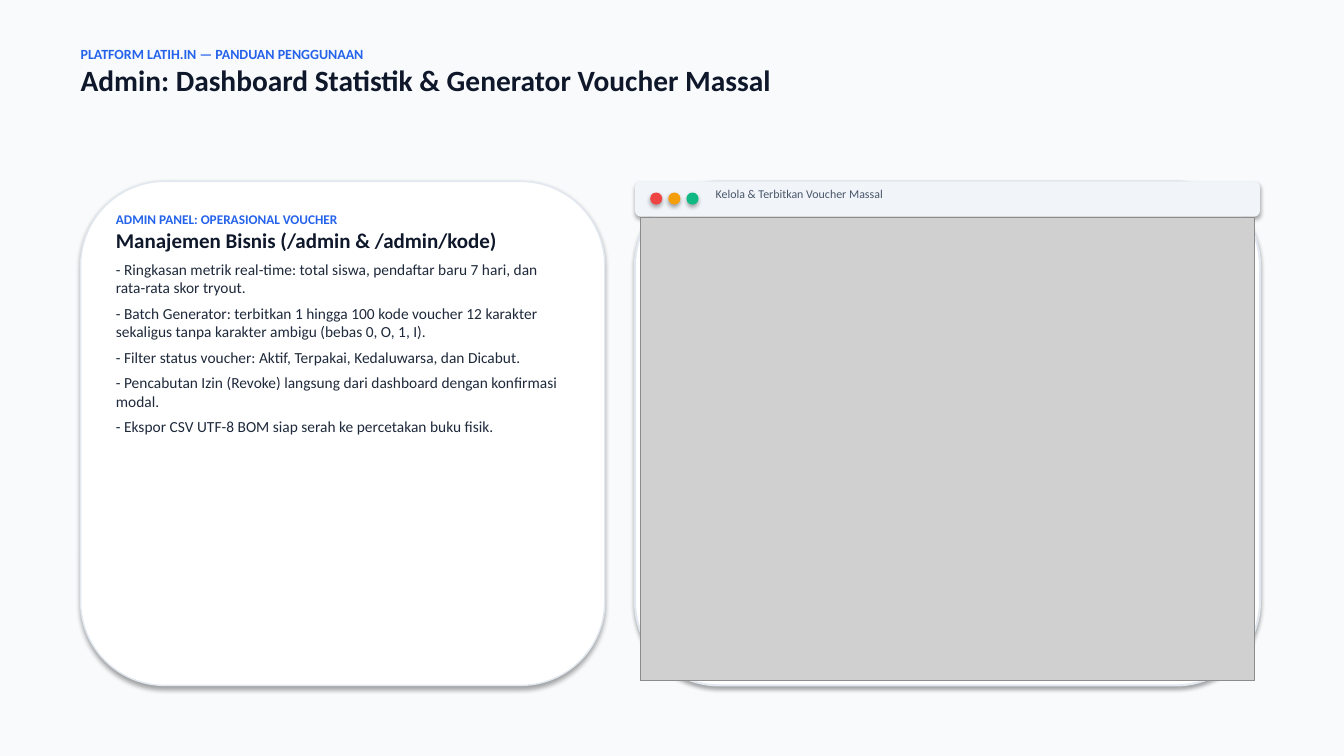
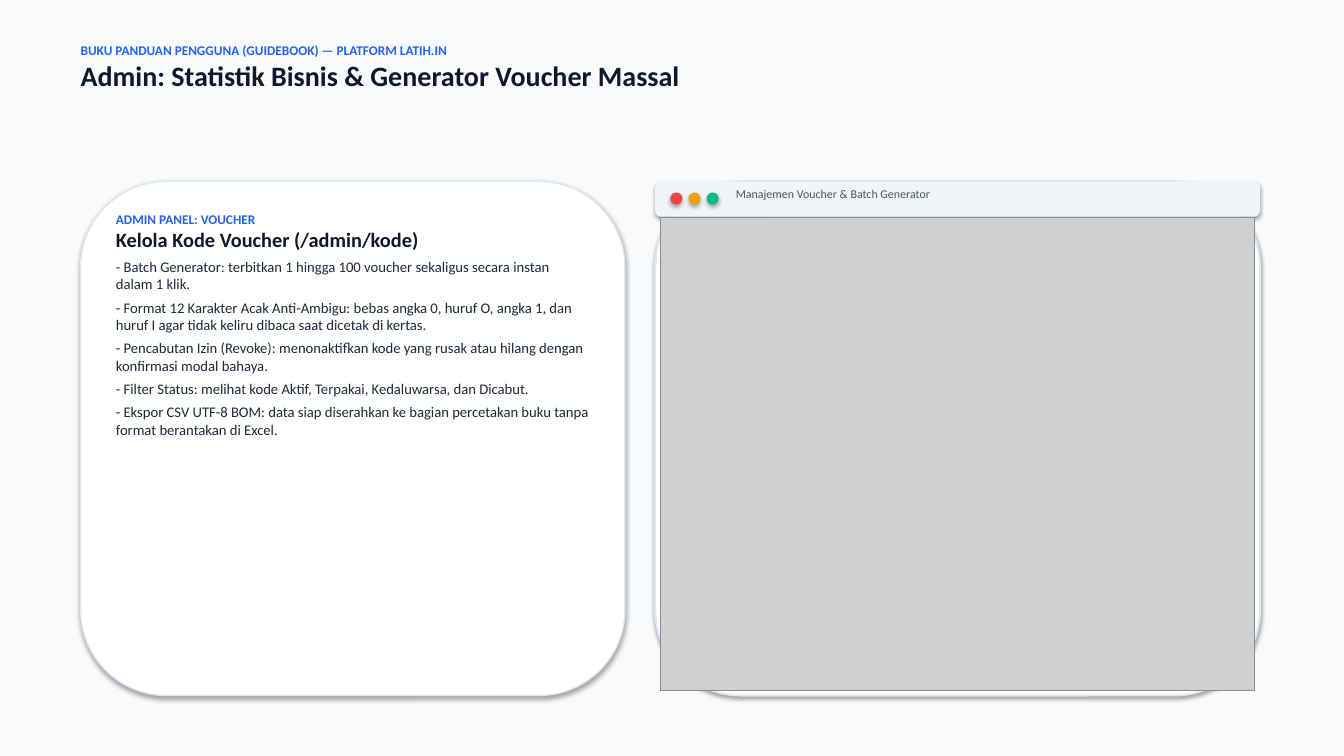
Before and after one commit to Salman-artz/latih.in, a slide deck: slide 11 of guidebook.pptx (slide 8 before the commit). Drawn at 1344x756 pixels with LibreOffice and Linux fonts; fonts in the diff are those of the drawing; grey boxes stand for pictures. Boxes give left, top, right and bottom in pixels: in the first picture for what was removed or moved away, otherwise in the second. Text is boxed around its words. In the diff, an @@ line names an element or a change of style, - is before the commit and + after.

Commit message:
docs: update guidebook.pptx with screenshots on every slide

```diff
--- a/guidebook.pptx
+++ b/guidebook.pptx
@@ text at <box>81,45,679,87</box>: text changed; size 21 to 9.5 pt; text colour #0F172A to #2563EB @@
-PLATFORM LATIH.IN — PANDUAN PENGGUNAAN
-Admin: Dashboard Statistik & Generator Voucher Massal
+BUKU PANDUAN PENGGUNA (GUIDEBOOK) — PLATFORM LATIH.IN
+Admin: Statistik Bisnis & Generator Voucher Massal
@@ rounded rectangle: place and size @@
-rounded rectangle at <box>81,181,605,686</box>
+rounded rectangle at <box>81,181,625,696</box>
@@ rounded rectangle: place and size @@
-rounded rectangle at <box>635,181,1260,217</box>
+rounded rectangle at <box>655,181,1260,217</box>
@@ rounded rectangle: place and size @@
-rounded rectangle at <box>635,181,1260,686</box>
+rounded rectangle at <box>655,181,1260,696</box>
@@ 3 ellipses: place and size @@
-3 ellipses at <box>650,193,699,205</box>
+3 ellipses at <box>670,193,719,205</box>
@@ text at <box>736,190,929,200</box>: text changed @@
-Kelola & Terbitkan Voucher Massal
+Manajemen Voucher & Batch Generator
@@ text at <box>116,215,588,435</box>: text changed; size 11 to 10.5 pt @@
-ADMIN PANEL: OPERASIONAL VOUCHER
-Manajemen Bisnis (/admin & /admin/kode)
-- Ringkasan metrik real-time: total siswa, pendaftar baru 7 hari, dan rata-rata skor tryout.
-- Batch Generator: terbitkan 1 hingga 100 kode voucher 12 karakter sekaligus tanpa karakter ambigu (bebas 0, O, 1, I).
-- Filter status voucher: Aktif, Terpakai, Kedaluwarsa, dan Dicabut.
-- Pencabutan Izin (Revoke) langsung dari dashboard dengan konfirmasi modal.
-- Ekspor CSV UTF-8 BOM siap serah ke percetakan buku fisik.
+ADMIN PANEL: VOUCHER
+Kelola Kode Voucher (/admin/kode)
+- Batch Generator: terbitkan 1 hingga 100 voucher sekaligus secara instan dalam 1 klik.
+- Format 12 Karakter Acak Anti-Ambigu: bebas angka 0, huruf O, angka 1, dan huruf I agar tidak keliru dibaca saat dicetak di kertas.
+- Pencabutan Izin (Revoke): menonaktifkan kode yang rusak atau hilang dengan konfirmasi modal bahaya.
+- Filter Status: melihat kode Aktif, Terpakai, Kedaluwarsa, dan Dicabut.
+- Ekspor CSV UTF-8 BOM: data siap diserahkan ke bagian percetakan buku tanpa format berantakan di Excel.
@@ picture: place and size @@
-picture at <box>640,218,1255,681</box>
+picture at <box>660,218,1255,691</box>
```
Also in this commit, not shown: 6 other slides changed, 8 slides added, 4 slides removed.
